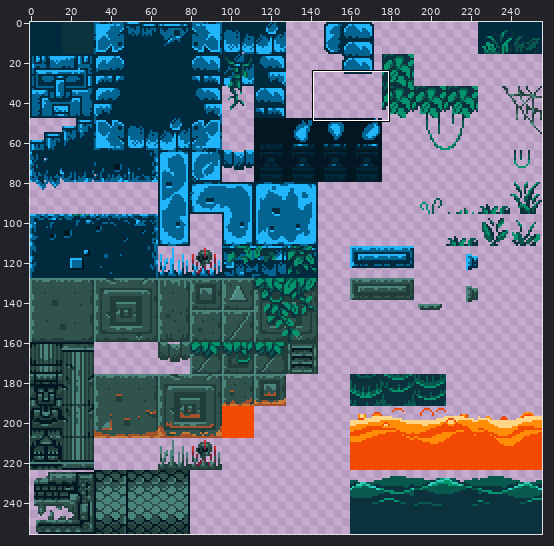
Sprite sheet: game/assets/tileset.png. Above, an overview of the earlier version with the close-up marked.
Close-up. As it was:
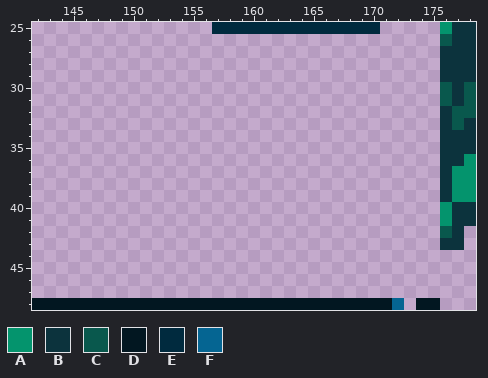
The file is 256x256 pixels. Colours within 5 levels of each other are drawn and written as one. Shown: x 142..178, y 25..48.
Palette (. is transparent): A #04946d  B #0c333d  C #09584d  D #021721  E #002a3e  F #056592
Pixels before, first column x 142:
25 ...............EEEEEEEEEEEEEE.....ABB
26 ..................................CBB
27 ..................................BBB
28 ..................................BBB
29 ..................................BBB
30 ..................................CBC
31 ..................................CBC
32 ..................................BCC
33 ..................................BCB
34 ..................................BBB
35 ..................................BBB
36 ..................................BBA
37 ..................................BAA
38 ..................................BAA
39 ..................................BAA
40 ..................................ABB
41 ..................................ABB
42 ..................................CB.
43 ..................................BB.
44 .....................................
45 .....................................
46 .....................................
47 .....................................
48 DDDDDDDDDDDDDDDDDDDDDDDDDDDDDDF.DD...
New version:
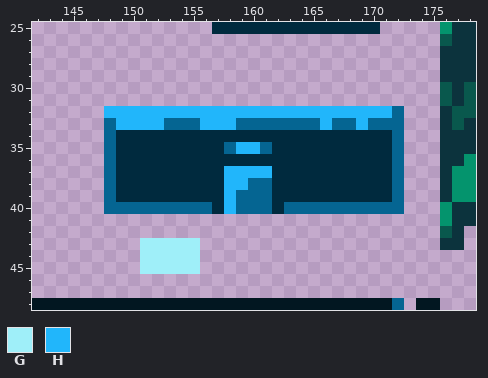
Colours new in this view: G #9feff9  H #21b6fb
Changes in this commit:
{"y":32,"x":148,"old":".........................","new":"HHHHHHHHHHHHHHHHHHHHHHHHF"}
{"y":33,"x":148,"old":".........................","new":"FHHHHFFFHHHFFFFFFFHFFHFFF"}
{"y":34,"x":148,"old":".........................","new":"FEEEEEEEEEEEEEEEEEEEEEEEF"}
{"y":35,"x":148,"old":".........................","new":"FEEEEEEEEEFHHFEEEEEEEEEEF"}
{"y":36,"x":148,"old":".........................","new":"FEEEEEEEEEEEEEEEEEEEEEEEF"}
{"y":37,"x":148,"old":".........................","new":"FEEEEEEEEEHHHHEEEEEEEEEEF"}
{"y":38,"x":148,"old":".........................","new":"FEEEEEEEEEHHFFEEEEEEEEEEF"}
{"y":39,"x":148,"old":".........................","new":"FEEEEEEEEEHFFFEEEEEEEEEEF"}
{"y":40,"x":148,"old":".........................","new":"FFFFFFFFFEHFFFEFFFFFFFFFF"}
{"y":43,"x":151,"old":".....","new":"GGGGG"}
{"y":44,"x":151,"old":".....","new":"GGGGG"}
{"y":45,"x":151,"old":".....","new":"GGGGG"}
{"label":"added","picture_box":[104,106,404,274]}
